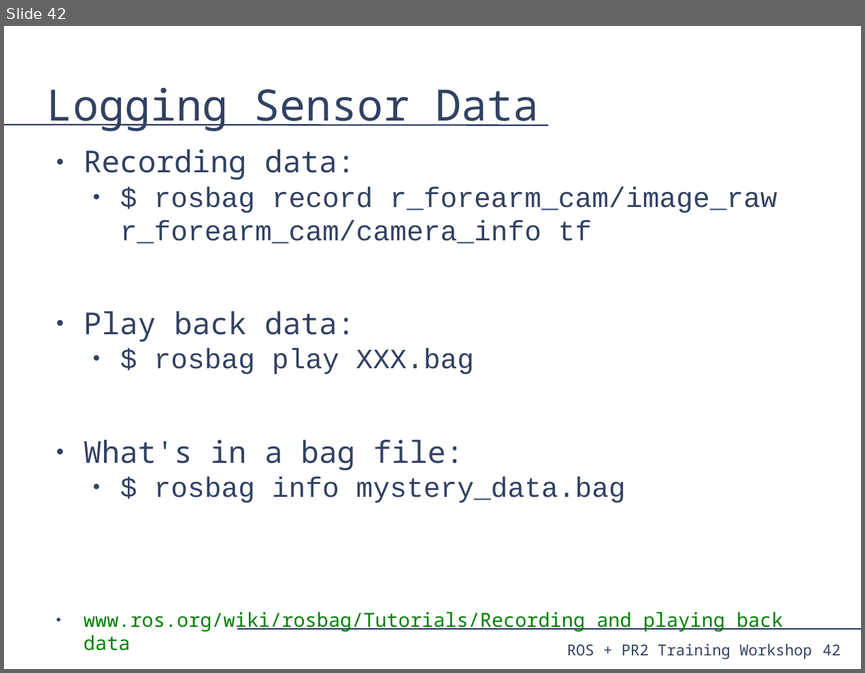
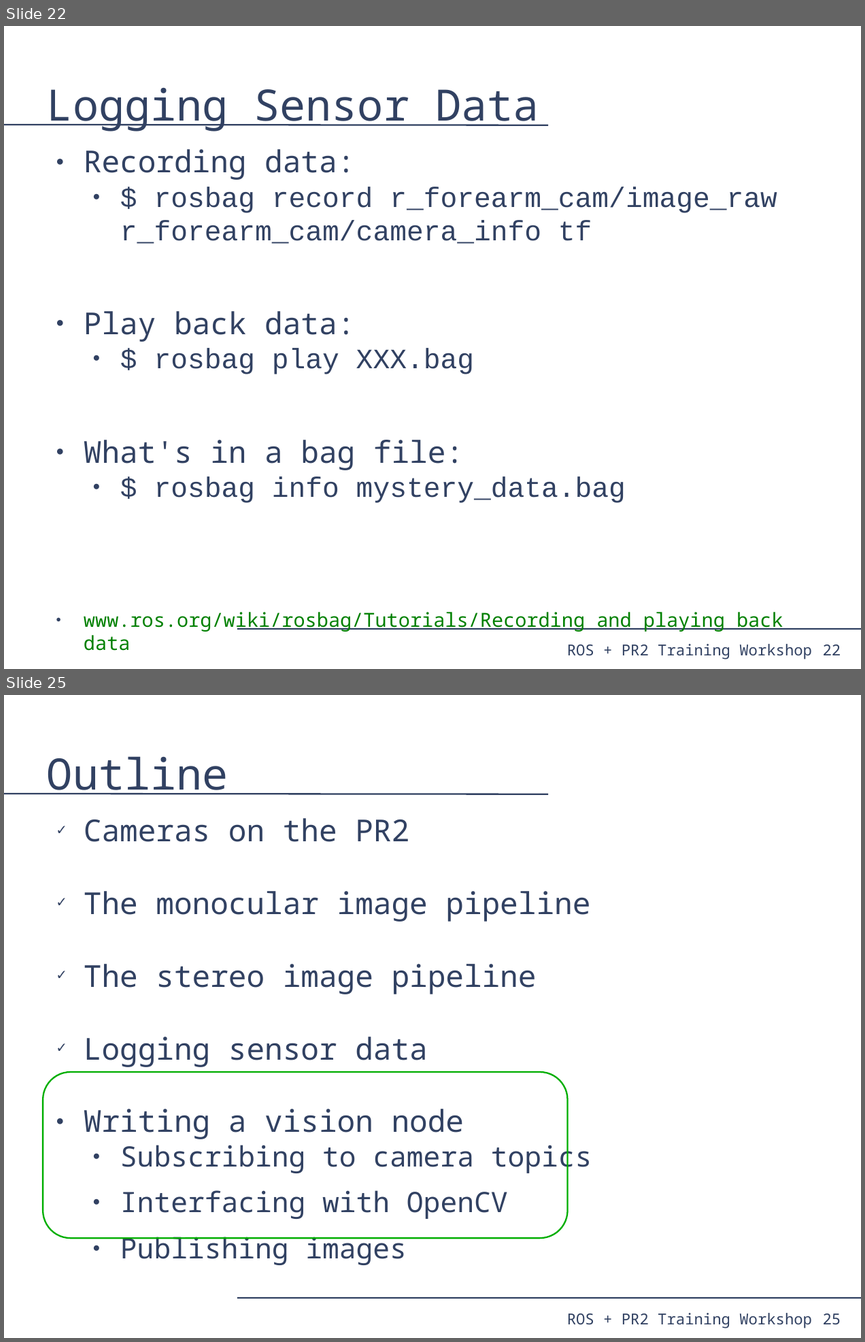
Before and after one commit to PR2/pr2_docs, a slide deck: pr2_training_workshop/processing_camera_data/slides.odp. Shown one above the other, each under a label of ours: slide 42 before the commit, slides 22 and 25 after it; the slides between them are not shown. The pictures are 865x673 and 865x1342 pixels, drawn with LibreOffice and Linux fonts; fonts in the diff are those of the drawing. Boxes give left, top, right and bottom in pixels: in the first picture for what was removed or moved away, otherwise in the second. Text is boxed around its words. In the diff, an @@ line names an element or a change of style, - is before the commit and + after.

Commit message:
processing_camera_data: Further reorganization. Expanded outlines to include entire talk. More on logging. Moved dynamic_reconfigure slides to relevant sections.

```diff
--- a/pr2_training_workshop/processing_camera_data/slides.odp
+++ b/pr2_training_workshop/processing_camera_data/slides.odp
@@ slide 25 added at [4,695,861,1338], background #FFFFFF; not listed: 4 template elements that a slide beside it also shows @@
@@ title added at [47,756,228,795], 40 pt, text #314162 @@
+Outline
@@ text added at [84,818,592,1265], 28 pt, text #314162 @@
+✓ Cameras on the PR2
+✓ The monocular image pipeline
+✓ The stereo image pipeline
+✓ Logging sensor data
+● Writing a vision node
+  ● Subscribing to camera topics
+  ● Interfacing with OpenCV
+  ● Publishing images
@@ rounded rectangle added at [43,1072,568,1238], outline #00AE00 1.45 pt @@
@@ what was slide 42 is now slide 22 @@
@@ page number at [823,644,841,655]: text changed @@
-42
+22
```
Also in this commit, not shown: 8 slides changed, 3 other slides added.
